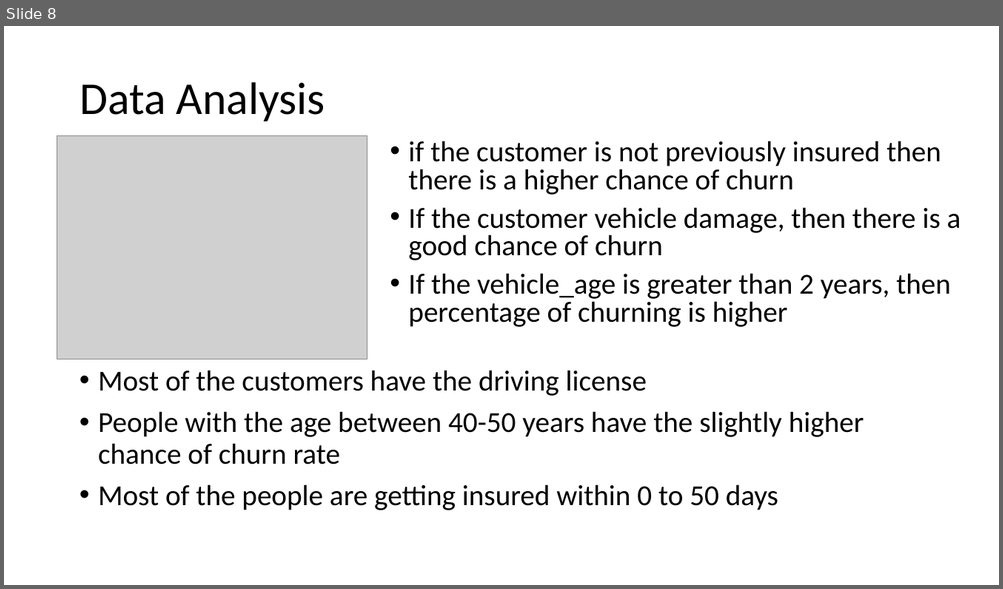
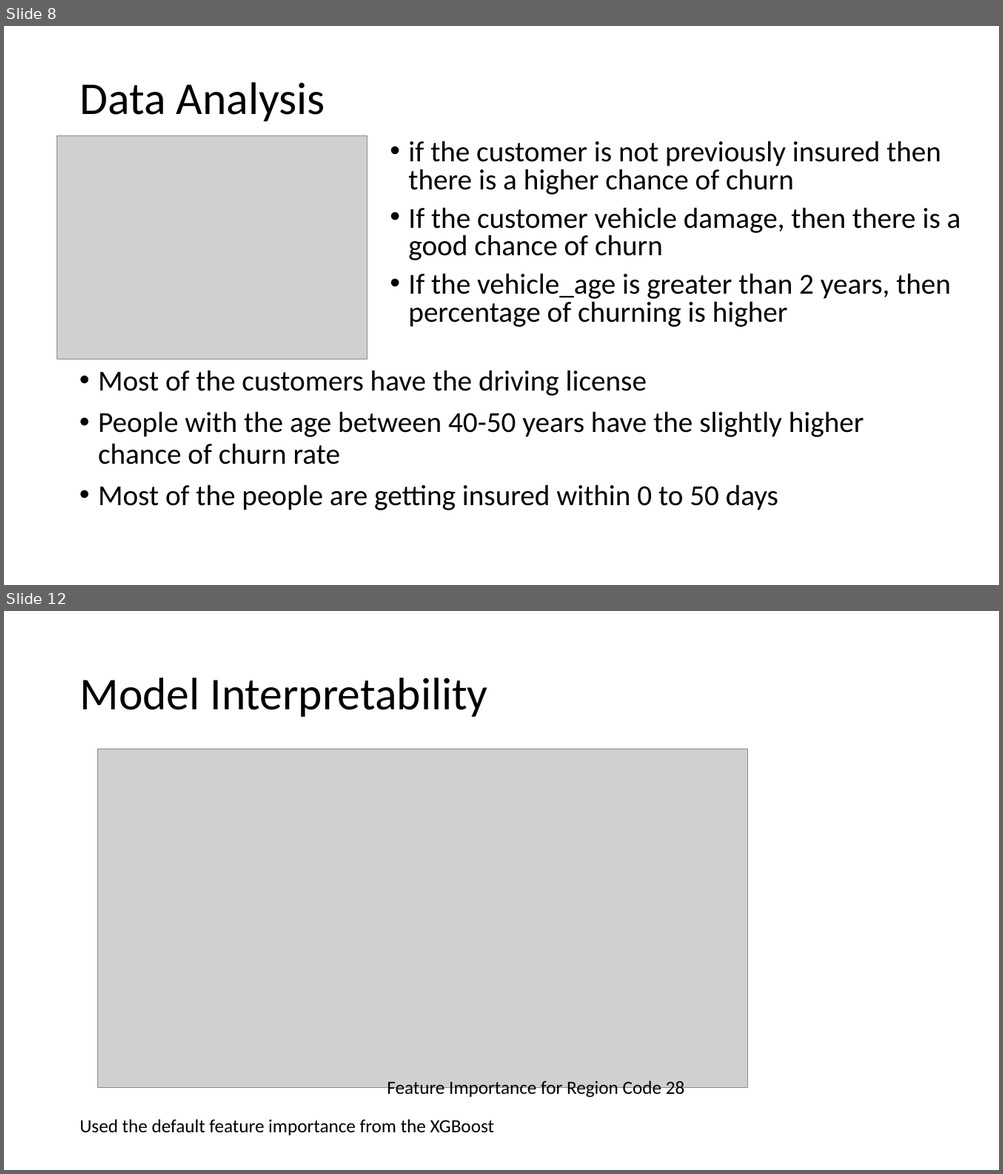
Before and after one commit to gsundeep-tech/churn-prediction, a slide deck: ChurnAnalysis.pptx. Shown one above the other, each under a label of ours: slide 8 before the commit, slides 8 and 12 after it; the slides between them are not shown. The pictures are 1003x589 and 1003x1174 pixels, drawn with LibreOffice and Linux fonts; fonts in the diff are those of the drawing; grey boxes stand for pictures. Boxes give left, top, right and bottom in pixels: in the first picture for what was removed or moved away, otherwise in the second. Text is boxed around its words. In the diff, an @@ line names an element or a change of style, - is before the commit and + after.

```diff
--- a/ChurnAnalysis.pptx
+++ b/ChurnAnalysis.pptx
@@ slide 12 added at [4, 611, 999, 1170], background #FFFFFF @@
@@ title added at [79, 678, 488, 717], 44 pt, text #000000 @@
+Model Interpretability
@@ picture added at [98, 749, 748, 1088] @@
@@ text added at [387, 1081, 685, 1099], 18 pt, text #000000 @@
+Feature Importance for Region Code 28
@@ text added at [79, 1119, 494, 1136], 18 pt, text #000000 @@
+Used the default feature importance from the XGBoost
```
Also in this commit, not shown: 4 slides changed, 4 other slides added, 2 slides removed.
